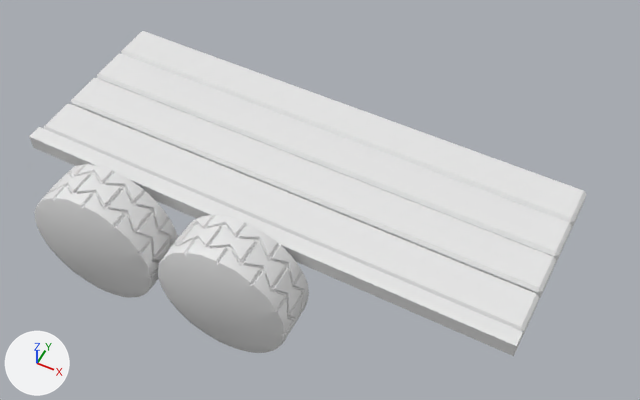
Renders of the glTF model 3D assets/TrailerWorldBG/Trailer.glb from each side of a commit.
The view is the same before and after, from a 50 mm camera at (-2.37, -265.5, 233.39) aimed at (-6.44, -257.36, 223.22). The axes (+X, +Y, +Z) are drawn at lower left. The lights are the same throughout.

The first picture shows 'TrailerBedPlank_1', 'TrailerBedPlank_1.001', 'TrailerBedPlank_1.002', 'TrailerBedPlank_1.003', 'TrailerEdge', 'TrailerWheels.001', 'TrailerWheels.002'.
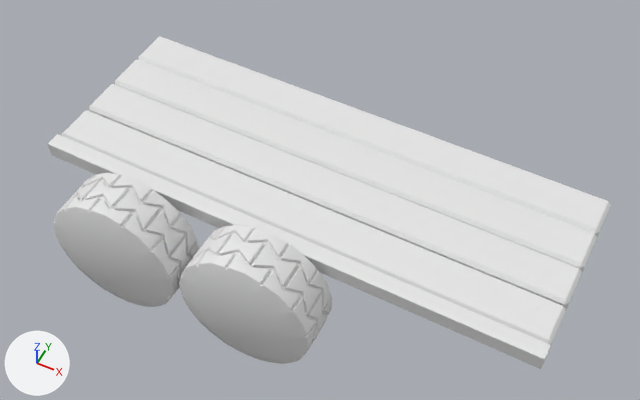
ob_curvemoveempty is not drawn itself; it is the parent of ob_camerapos, ob_trailer.
ob_trailer is not drawn itself; it is the parent of ob_trailerbedplank_1, ob_trailerbedplank_1_001, ob_trailerbedplank_1_002, ob_trailerbedplank_1_003, ob_traileredge, ob_wheel, ob_wheel_001.

What the commit changed:
Object 'CurveMoveEmpty' (ob_curvemoveempty) moves from (-6.681, -252.7, 224.9) to (-6.323, -252.7, 224.9).
Object 'CurveMoveEmpty' (ob_curvemoveempty) turns from (1.9, 92, -90) to (1.8, 92, -90) degrees about x, y and z.
Object 'Trailer' (ob_trailer) moves from (1.134, -0.0000268, 3.906) to (1.146, 0.00564, 3.906).
Object 'Trailer' (ob_trailer) turns from (0, 0, 0) to (0, 0, -0.5) degrees about x, y and z.
Object 'TrailerWheels.001' (ob_trailerwheels_001) turns from (90, 49, 0) to (90, 65, 0) degrees about x, y and z.
Object 'TrailerWheels.002' (ob_trailerwheels_002) turns from (90, 49, 0) to (90, 65, 0) degrees about x, y and z.

Changed parts and their boxes (x1, y1, x2, y2) in the pictures (640 x 400 px):
'TrailerBedPlank_1.002', moved, turned: before (44, 103, 539, 339); after (62, 110, 566, 347)
'TrailerBedPlank_1.001', moved, turned: before (71, 78, 556, 300); after (89, 84, 582, 312)
'TrailerBedPlank_1', moved, turned: before (97, 54, 572, 264); after (114, 60, 597, 275)
'TrailerWheels.001', moved, turned: before (158, 215, 309, 353); after (179, 225, 332, 364)
'TrailerBedPlank_1.003', moved, turned: before (121, 31, 586, 230); after (138, 36, 611, 237)
'TrailerWheels.002', moved, turned: before (34, 164, 178, 298); after (54, 173, 199, 307)
'TrailerEdge', moved, turned: before (29, 127, 523, 356); after (48, 134, 551, 369)
